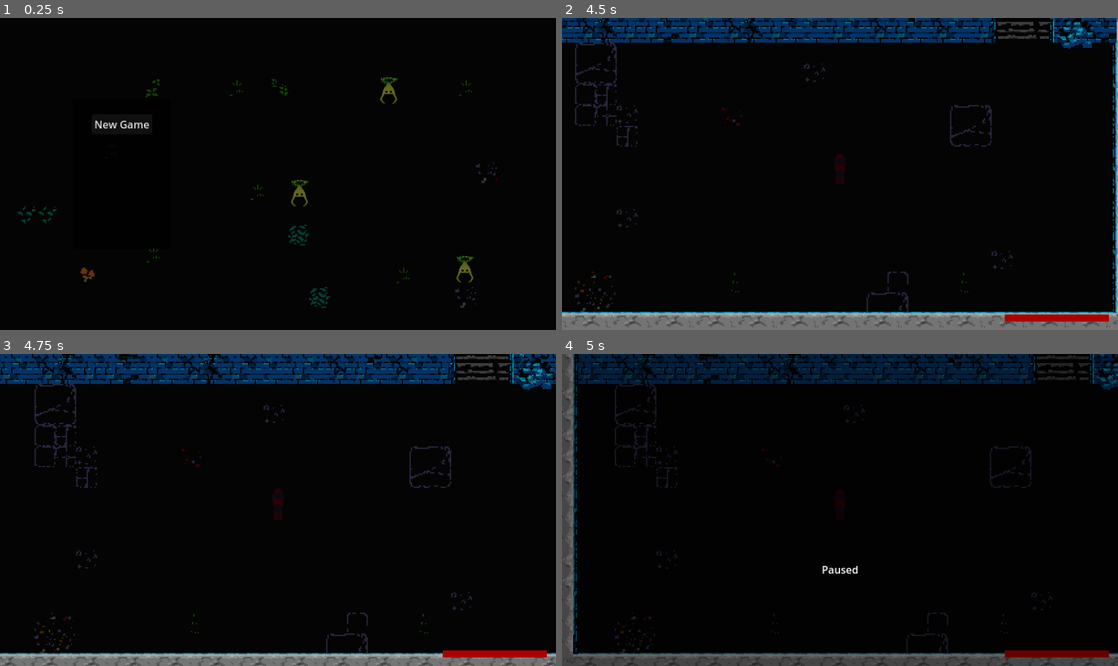
Above: before the commit, frames 1-4 (two rows, left to right).
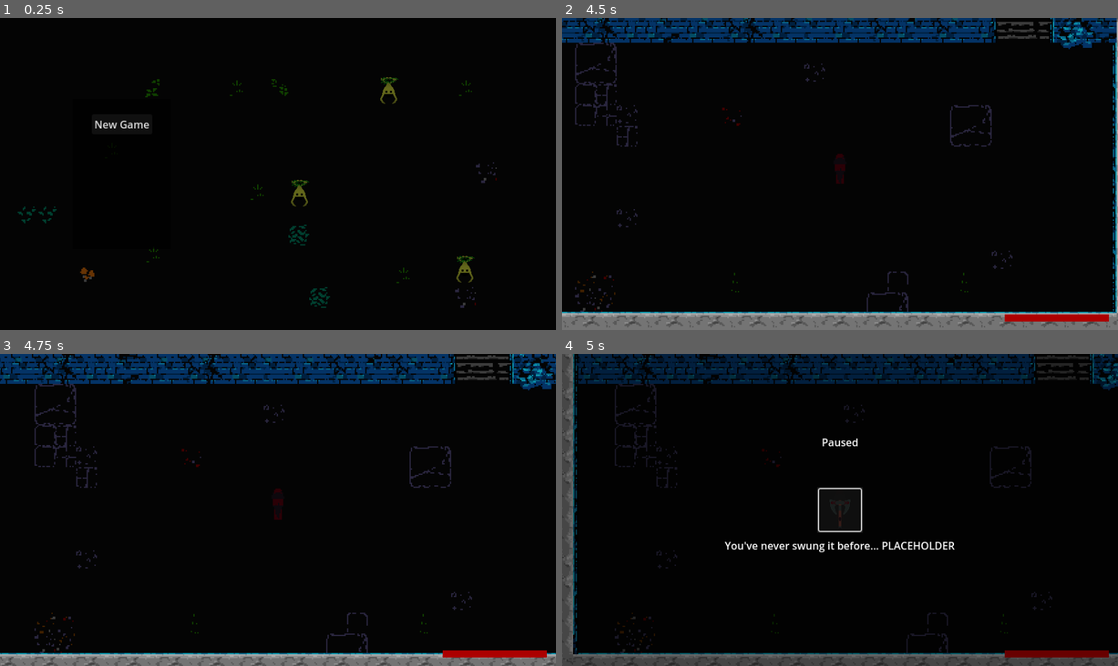
Above: after the commit, the same moments.

Repository: blakecash775/oathbreaker
Game: Godot game, scene res://Interface/TitleScreen/titlescreen.tscn
Same seed, same stepped clock (60 frames per second), same inputs: the game is played once before the commit and once after it.
Inputs (mouse positions are in pixels of both pictures, inside the frame that each line leads up to):
- Up to frame 1 (0.25 s): no input
- Up to frame 2 (4.5 s): click "New Game" at 0.5 s; tap Enter at 1.25 s; move the mouse to (962, 158) at 1.27 s; press the mouse at (962, 158) at 1.28 s; hold Right (right) 1.28-2.03 s; move the mouse to (728, 189) at 2.02 s; release the mouse at (728, 189) at 2.03 s; hold Down (down) 2.03-2.78 s; click (728, 189) at 2.1 s; move the mouse to (895, 105) at 2.77 s; press the mouse at (895, 105) at 2.78 s; hold Right (right) 2.78-3.53 s; move the mouse to (812, 236) at 3.52 s; release the mouse at (812, 236) at 3.53 s; hold Up (up) 3.53-4.28 s; click (812, 236) at 3.6 s; move the mouse to (1006, 220) at 4.27 s; press the mouse at (1006, 220) at 4.28 s; hold Left (left) from 4.28 s (still down)
- Up to frame 3 (4.75 s): keep holding Left (left)
- Up to frame 4 (5 s): keep holding Left (left); tap Escape (pause) at 4.9 s

Frames 1-3 are identical in both runs. In frame 4, 1.1% of the frame differs, in the area x 29-71%, y 26-71%.

Commit message:
Extremely basic inventory

Diff:
--- a/Abilities/Utils/ability_data.gd
+++ b/Abilities/Utils/ability_data.gd
@@ -1,4 +1,4 @@
-class_name ability_data extends Resource
+class_name AbilityData extends Resource
 
 @export var name: String = ""
 @export_multiline var flavor_text: String = "" #Remove?
--- /dev/null
+++ b/Interface/Pause/inventory/inventory_data.gd
@@ -0,0 +1,3 @@
+class_name InventoryData extends Resource
+
+@export var slots: Array[SlotData]
--- /dev/null
+++ b/Interface/Pause/inventory/inventory_slot.tscn
@@ -0,0 +1,16 @@
+[gd_scene load_steps=3 format=3 uid="uid://bl7peno2ciktr"]
+
+[ext_resource type="Script" uid="uid://b6pawiva1wnf1" path="res://Interface/Pause/inventory/inventory_slot_ui.gd" id="1_hpv85"]
+[ext_resource type="Texture2D" uid="uid://c2y5lftj3v4pj" path="res://Weapons/ChainAxe/FullAxe.png" id="1_jr3pn"]
+
+[node name="InventorySlot" type="Button"]
+custom_minimum_size = Vector2(64, 64)
+offset_right = 64.0
+offset_bottom = 64.0
+script = ExtResource("1_hpv85")
+
+[node name="TextureRect" type="TextureRect" parent="."]
+layout_mode = 0
+offset_right = 64.0
+offset_bottom = 64.0
+texture = ExtResource("1_jr3pn")
--- /dev/null
+++ b/Interface/Pause/inventory/inventory_slot_ui.gd
@@ -0,0 +1,27 @@
+class_name InventorySlotUI extends Button
+
+var slot_data: SlotData: set = set_slot_data
+
+@onready var texture_rect: TextureRect = $TextureRect
+
+func _ready() -> void:
+	texture_rect.texture = null
+	focus_entered.connect(item_focused)
+	focus_exited.connect(item_unfocused)
+
+func set_slot_data(value: SlotData) -> void:
+	slot_data = value
+	if slot_data == null:
+		return
+	texture_rect.texture = slot_data.weapon_data.texture # Genericize to item after that's implemented
+
+func item_focused() -> void:
+	print(slot_data)
+	if slot_data != null:
+		if slot_data.weapon_data != null:
+			Pause.update_item_flavor_text(slot_data.weapon_data.flavor_text)
+	pass
+
+func item_unfocused() -> void:
+	Pause.update_item_flavor_text('')
+	pass
--- /dev/null
+++ b/Interface/Pause/inventory/inventory_ui.gd
@@ -0,0 +1,22 @@
+class_name InventoryUI extends Control
+
+const Inventory_SLOT = preload("uid://bl7peno2ciktr")
+
+@export var data: InventoryData
+
+func _ready() -> void:
+	Pause.shown.connect(update_inventory)
+	Pause.hidden.connect(clear_inventory) # more performant to do this in background always or only on press?
+	pass
+
+func clear_inventory() -> void:
+	for c in get_children():
+		c.queue_free()
+
+func update_inventory() -> void:
+	for s in data.slots:
+		var new_slot = Inventory_SLOT.instantiate()
+		add_child(new_slot)
+		new_slot.slot_data = s
+
+		get_child(0).grab_focus() #Idk what this does
--- /dev/null
+++ b/Interface/Pause/inventory/player_inventory.tres
@@ -0,0 +1,15 @@
+[gd_resource type="Resource" script_class="InventoryData" load_steps=5 format=3 uid="uid://bww6ilgi3d618"]
+
+[ext_resource type="Script" uid="uid://b5eyd1iuiooqc" path="res://Interface/Pause/inventory/inventory_data.gd" id="1_lfpic"]
+[ext_resource type="Script" uid="uid://ok451u4rnjp4" path="res://Interface/Pause/inventory/slot_data.gd" id="2_yxdje"]
+[ext_resource type="Resource" uid="uid://d3pjpmgh15idq" path="res://Weapons/ChainAxe/chain_axe.tres" id="3_yxdje"]
+
+[sub_resource type="Resource" id="Resource_yxdje"]
+script = ExtResource("2_yxdje")
+weapon_data = ExtResource("3_yxdje")
+metadata/_custom_type_script = "uid://ok451u4rnjp4"
+
+[resource]
+script = ExtResource("1_lfpic")
+slots = Array[ExtResource("2_yxdje")]([SubResource("Resource_yxdje")])
+metadata/_custom_type_script = "uid://b5eyd1iuiooqc"
--- /dev/null
+++ b/Interface/Pause/inventory/slot_data.gd
@@ -0,0 +1,4 @@
+class_name SlotData extends Resource
+
+@export var weapon_data: WeaponData
+# Quantity? You will probably need to support non-weapon data. Use https://www.youtube.com/watch?v=QqS1kSpu8Pg&list=PLfcCiyd_V9GH8M9xd_QKlyU8jryGcy3Xa&index=16
--- a/Interface/Pause/pause.gd
+++ b/Interface/Pause/pause.gd
@@ -1,6 +1,11 @@
 extends CanvasLayer
 
+signal shown
+signal hidden
+
 var is_paused: bool = false
+
+@onready var item_flavor_text: Label = $Control/ItemFlavorText
 
 func _ready() -> void:
 	hide_pause()
@@ -17,8 +22,13 @@
 	get_tree().paused = true
 	visible = true
 	is_paused = true
+	shown.emit()
 
 func hide_pause() -> void:
 	get_tree().paused = false
 	visible = false
 	is_paused = false
+	hidden.emit()
+
+func update_item_flavor_text(new_text: String) -> void:
+	item_flavor_text.text = new_text
--- a/Interface/Pause/pause.tscn
+++ b/Interface/Pause/pause.tscn
@@ -1,12 +1,33 @@
-[gd_scene load_steps=2 format=3 uid="uid://kf0khb36g0h5"]
+[gd_scene load_steps=6 format=3 uid="uid://kf0khb36g0h5"]
 
 [ext_resource type="Script" uid="uid://bx3028vds16q2" path="res://Interface/Pause/pause.gd" id="1_6bpq2"]
+[ext_resource type="PackedScene" uid="uid://bl7peno2ciktr" path="res://Interface/Pause/inventory/inventory_slot.tscn" id="2_pttgs"]
+[ext_resource type="Script" uid="uid://hxojkvixj5mc" path="res://Interface/Pause/inventory/inventory_ui.gd" id="2_tymi6"]
+[ext_resource type="Resource" uid="uid://bww6ilgi3d618" path="res://Interface/Pause/inventory/player_inventory.tres" id="3_2wx6c"]
+
+[sub_resource type="StyleBoxFlat" id="StyleBoxFlat_6bpq2"]
+bg_color = Color(0, 0, 0, 0.78431374)
+border_width_left = 3
+border_width_top = 3
+border_width_right = 3
+border_width_bottom = 3
+border_color = Color(0.14767182, 0.14767182, 0.1476717, 1)
+border_blend = true
 
 [node name="Pause" type="CanvasLayer"]
 process_mode = 3
 script = ExtResource("1_6bpq2")
 
-[node name="ColorRect" type="ColorRect" parent="."]
+[node name="Control" type="Control" parent="."]
+layout_mode = 3
+anchors_preset = 15
+anchor_right = 1.0
+anchor_bottom = 1.0
+grow_horizontal = 2
+grow_vertical = 2
+
+[node name="ColorRect" type="ColorRect" parent="Control"]
+layout_mode = 1
 anchors_preset = 15
 anchor_right = 1.0
 anchor_bottom = 1.0
@@ -14,16 +35,55 @@
 grow_vertical = 2
 color = Color(0, 0, 0, 0.39215687)
 
-[node name="Label" type="Label" parent="."]
+[node name="Label" type="Label" parent="Control"]
+layout_mode = 1
+anchors_preset = 7
+anchor_left = 0.5
+anchor_top = 1.0
+anchor_right = 0.5
+anchor_bottom = 1.0
+offset_left = -28.5
+offset_top = -356.0
+offset_right = 28.5
+offset_bottom = -333.0
+grow_horizontal = 2
+grow_vertical = 0
+text = "Paused"
+
+[node name="PanelContainer" type="PanelContainer" parent="Control"]
+layout_mode = 1
 anchors_preset = 8
 anchor_left = 0.5
 anchor_top = 0.5
 anchor_right = 0.5
 anchor_bottom = 0.5
-offset_left = -28.5
-offset_top = 79.5
-offset_right = 28.5
-offset_bottom = 102.5
+offset_left = -35.0
+offset_top = -35.0
+offset_right = 35.0
+offset_bottom = 35.0
 grow_horizontal = 2
 grow_vertical = 2
-text = "Paused"
+theme_override_styles/panel = SubResource("StyleBoxFlat_6bpq2")
+
+[node name="GridContainer" type="GridContainer" parent="Control/PanelContainer"]
+layout_mode = 2
+script = ExtResource("2_tymi6")
+data = ExtResource("3_2wx6c")
+
+[node name="InventorySlot" parent="Control/PanelContainer/GridContainer" instance=ExtResource("2_pttgs")]
+layout_mode = 2
+
+[node name="ItemFlavorText" type="Label" parent="Control"]
+layout_mode = 1
+anchors_preset = 8
+anchor_left = 0.5
+anchor_top = 0.5
+anchor_right = 0.5
+anchor_bottom = 0.5
+offset_left = -61.0
+offset_top = 42.5
+offset_right = 61.0
+offset_bottom = 65.5
+grow_horizontal = 2
+grow_vertical = 2
+text = "Test Flavor Text"
--- a/Weapons/Utils/weapon_data.gd
+++ b/Weapons/Utils/weapon_data.gd
@@ -1,9 +1,9 @@
-class_name weapon_data extends Resource
+class_name WeaponData extends Resource
 
 @export var name: String = ""
 @export_multiline var flavor_text: String = ""
 @export var texture: Texture2D
-@export var abilities: Array[ability_data] = [] # PLACEHOLDER
+@export var abilities: Array[AbilityData] = [] # PLACEHOLDER
 @export var style: String = "" # PLACEHOLDER
 @export var speed: String = "" # PLACEHOLDER
 @export var base_damage: String = "" # PLACEHOLDER
Not shown, added: Interface/Pause/inventory/inventory_data.gd.uid
Not shown, added: Interface/Pause/inventory/inventory_slot_ui.gd.uid
Not shown, added: Interface/Pause/inventory/inventory_ui.gd.uid
Not shown, added: Interface/Pause/inventory/slot_data.gd.uid
